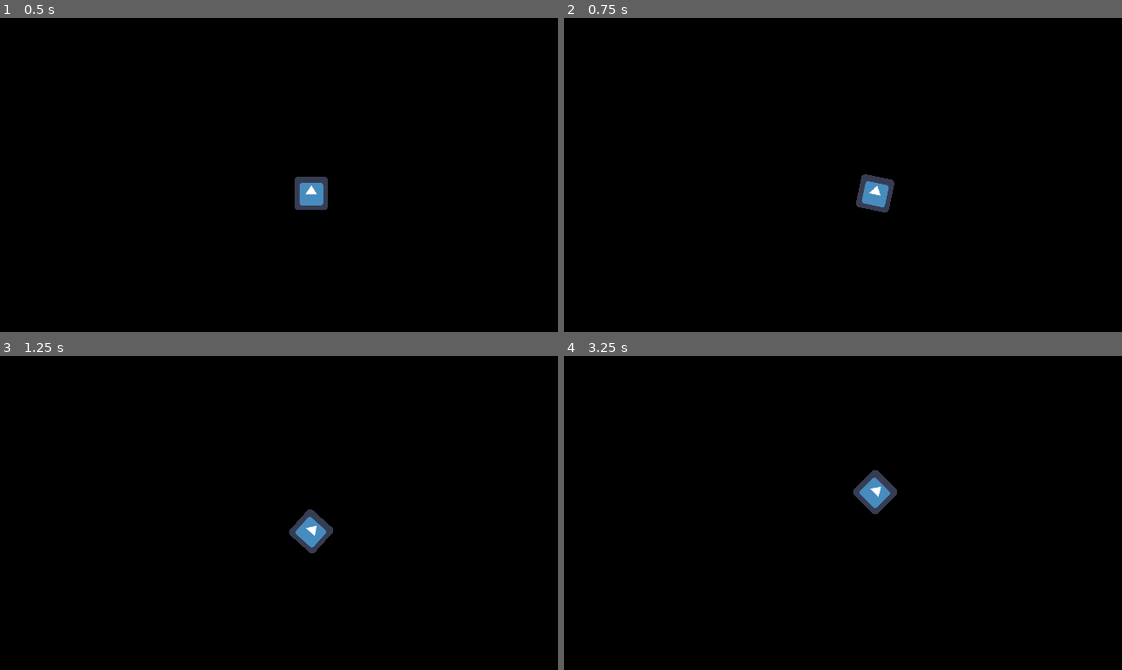
Above: before the commit, frames 1-4 (two rows, left to right).
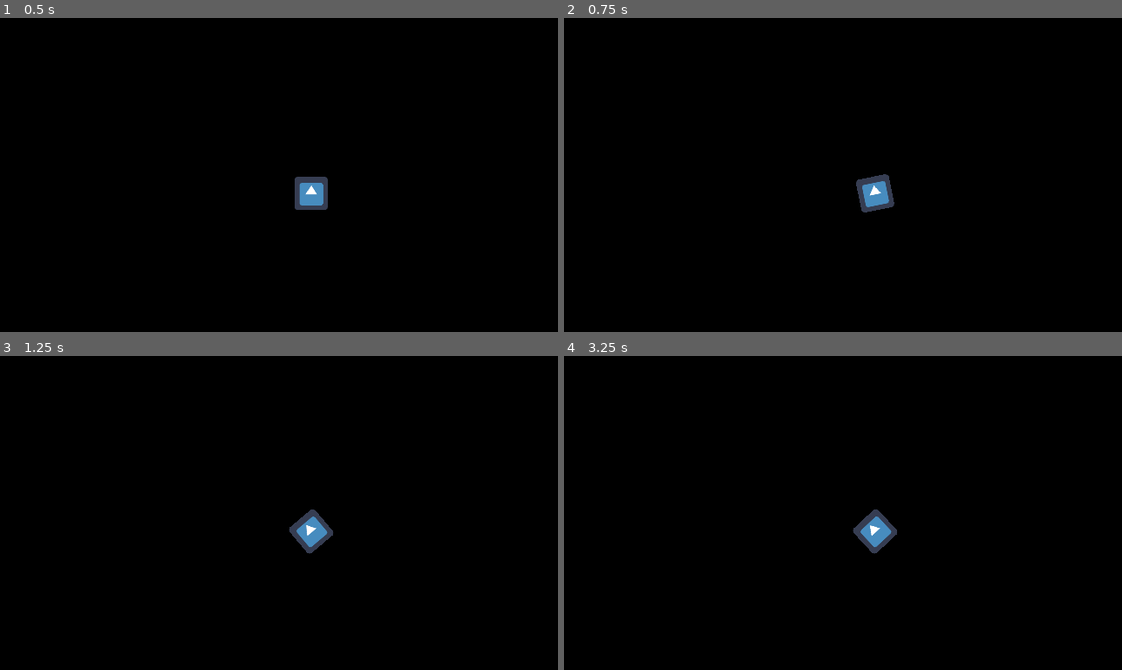
Above: after the commit, the same moments.

Repository: RJPrinceNZ/CargoSpace
Game: Godot game, scene res://World.tscn
Two runs of this game, one before a commit and one after it. Both use one fixed random seed, a clock stepped at 60 frames per second and the inputs below. The project has no main scene, so this scene is started directly. The engine's default icon, where the game draws it, is replaced by a stand-in: a white triangle on a blue panel in a dark square.
Inputs:
- Up to frame 1 (0.5 s): no input
- Up to frame 2 (0.75 s): tap Enter at 0.5 s; hold Right (ui_right) from 0.53 s (still down)
- Up to frame 3 (1.25 s): keep holding Right (ui_right)
- Up to frame 4 (3.25 s): release Right (ui_right) at 1.28 s; hold Left (ui_left) 1.28-2.03 s; hold Right (ui_right) 2.03-2.78 s; hold Up (ui_up) from 2.78 s (still down)

Frame 1 is identical in both runs. In frame 2, 0.3% of the frame differs, in the area x 52-60%, y 49-62%; in frame 3, 0.2%; in frame 4, 1.3%, in the area x 51-60%, y 36-64%.

Commit message:
Update Player.gd

Diff:
--- a/Player.gd
+++ b/Player.gd
@@ -1,20 +1,19 @@
 extends Area2D
 
-export var ROTATION = 1
-export var SPEED = 50
-var moving = false
+var velocity = Vector2()
+export var rotation_speed = 1
+export var speed = 50
 
-func _process(delta):
-	moving = false
+func _physics_process(delta):
+	_control(delta)
+func _control(delta):
+	var rot_dir = 0
 	if Input.is_action_pressed("ui_left"):
-		move(0,0,-ROTATION,delta)
+		rot_dir +=1
+
 	if Input.is_action_pressed("ui_right"):
-		move(0,0,ROTATION,delta)
+		rot_dir -=1
+	rotation += rotation_speed * rot_dir * delta
+	velocity = Vector2()
 	if Input.is_action_pressed("ui_up"):
-		move(0,-SPEED,0,delta)
-
-func move(xspeed, yspeed, Rotation, delta):
-	rotation_degrees += Rotation
-	position.x += xspeed * delta
-	position.y += yspeed * delta
-	moving = true
+		velocity = Vector2(speed, 0).rotated(rotation)
